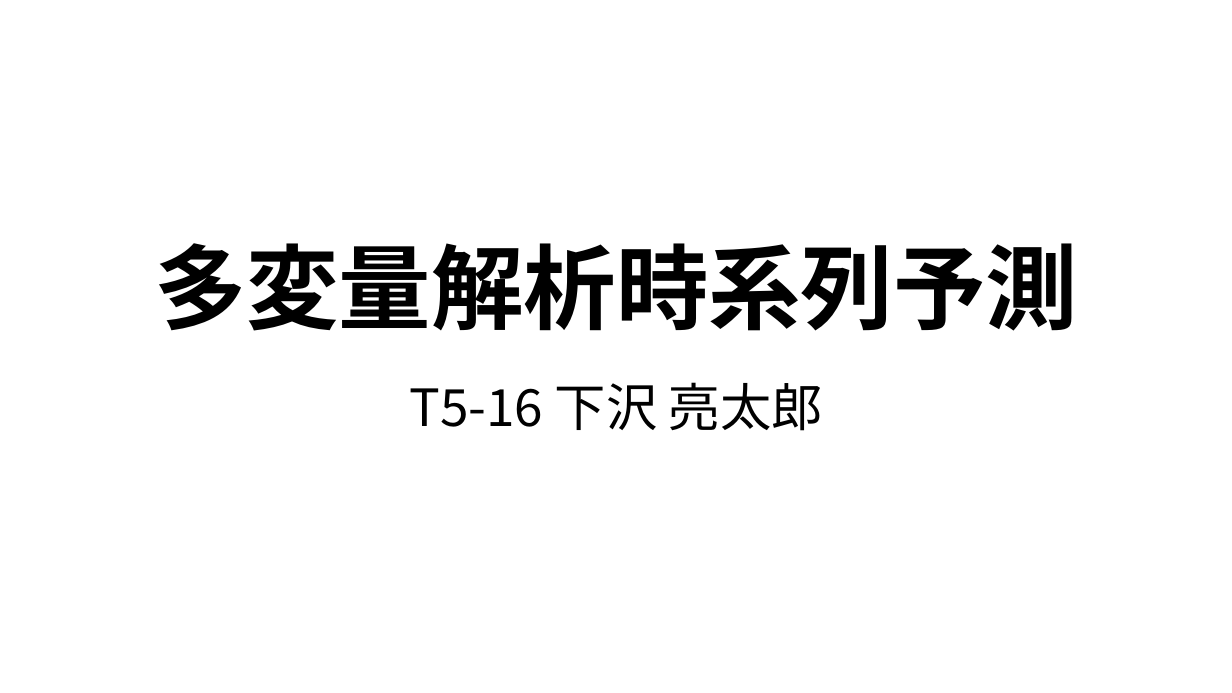
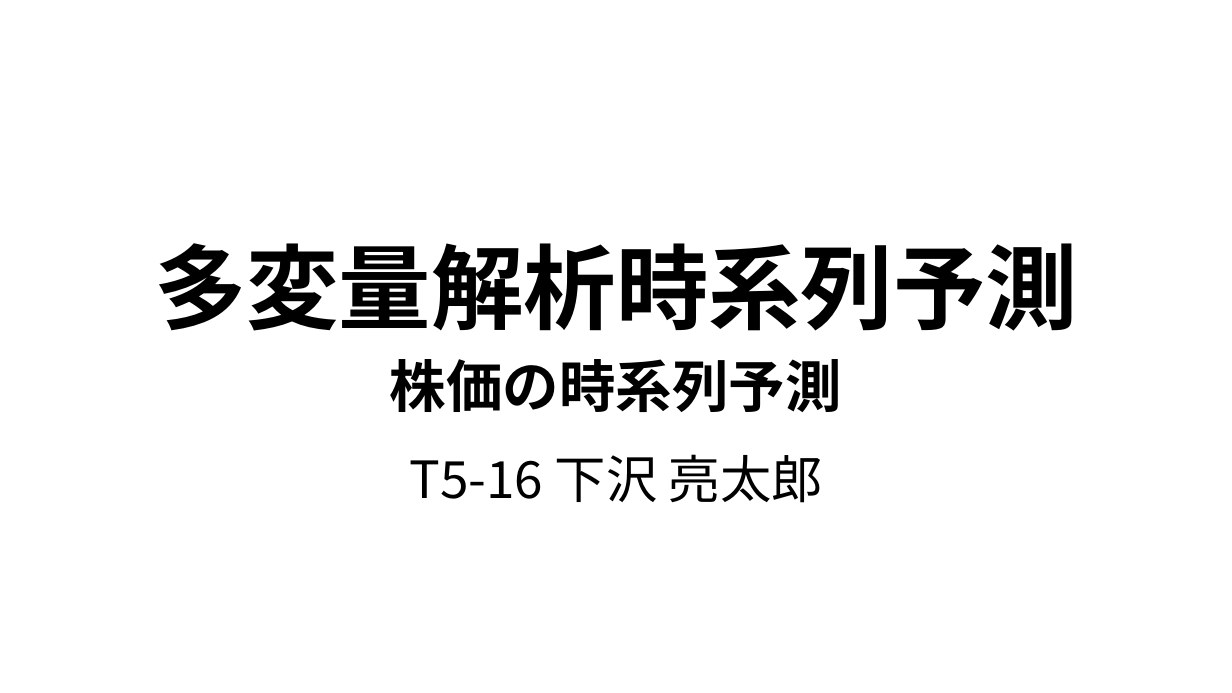
Before and after one commit to ryoww/PBL_stock, a slide deck: slide 1 of 最終報告.pptx. Drawn at 1232x693 pixels with LibreOffice and Linux fonts; fonts in the diff are those of the drawing. Boxes give left, top, right and bottom in pixels: in the first picture for what was removed or moved away, otherwise in the second. Text is boxed around its words. In the diff, an @@ line names an element or a change of style, - is before the commit and + after.

```diff
--- a/最終報告.pptx
+++ b/最終報告.pptx
@@ text added at bbox=[390, 359, 842, 412], 44 pt, text #000000, bold @@
+株価の時系列予測
@@ text "T5-16 下沢 亮太郎": place and size @@
-text "T5-16 下沢 亮太郎" at bbox=[409, 382, 823, 431]
+text "T5-16 下沢 亮太郎" at bbox=[409, 454, 823, 503]
```
Also in this commit, not shown: 1 other slide changed, 9 slides added, 1 slide removed, 11 other files.
